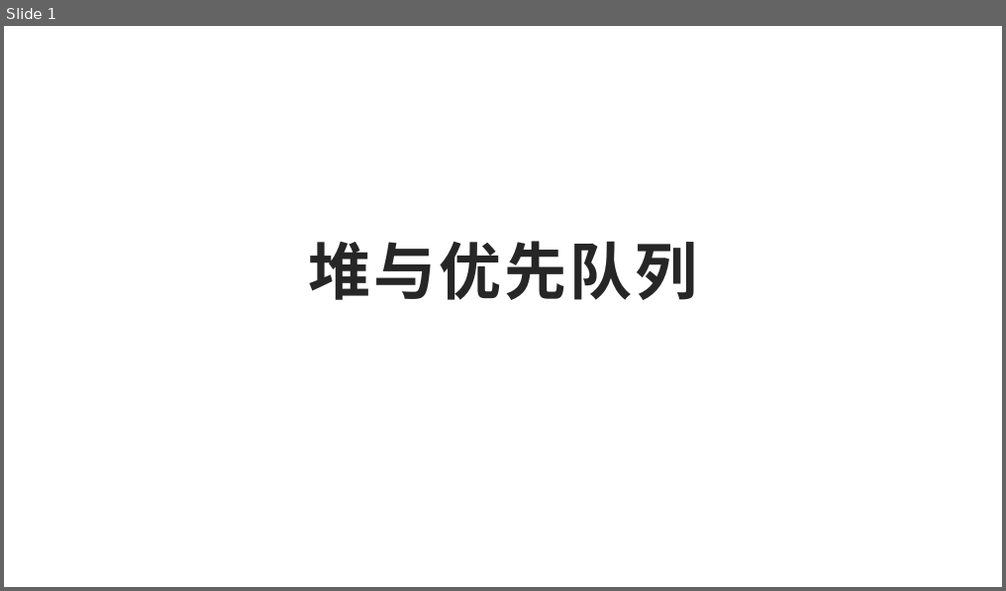
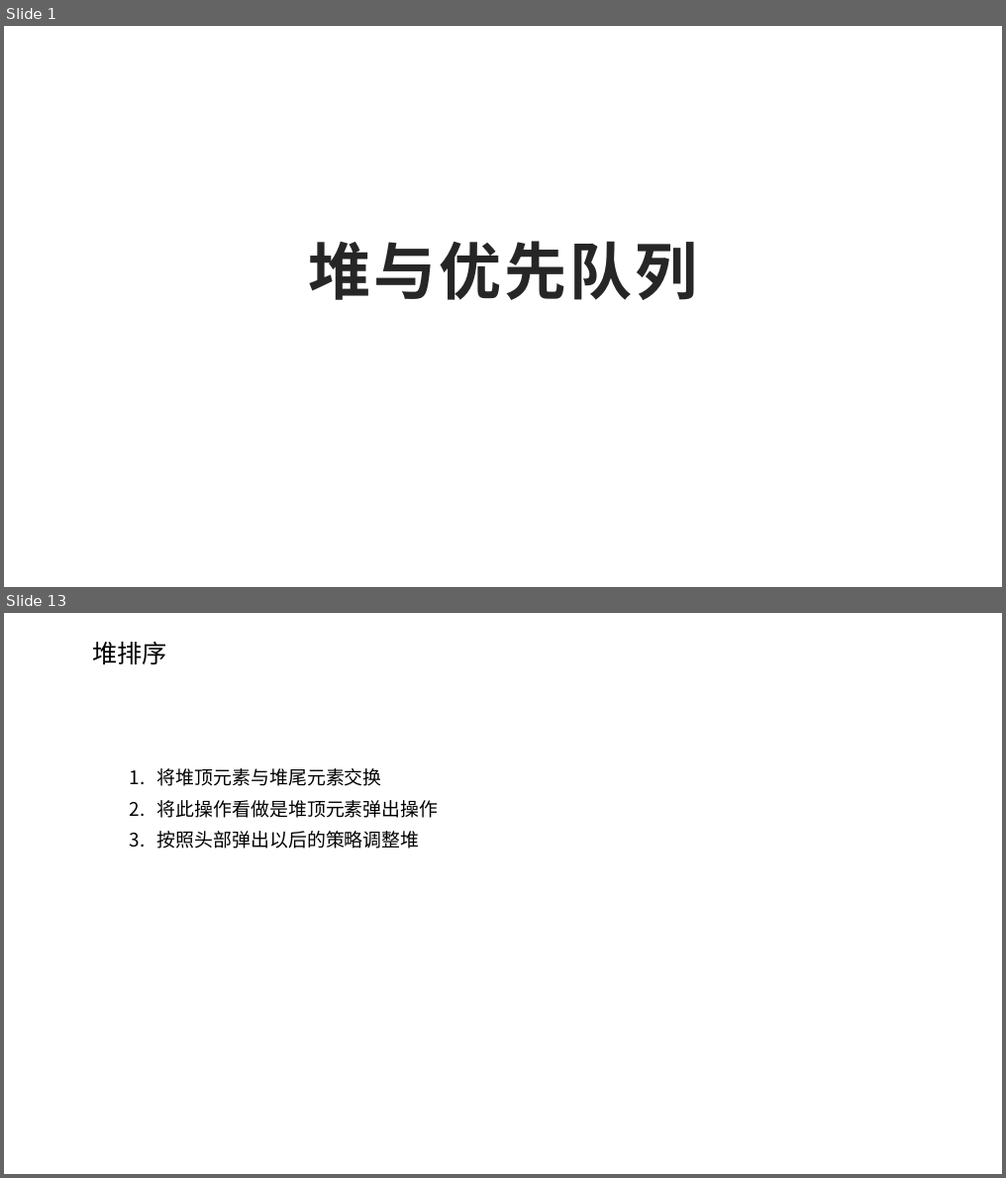
Before and after one commit to jj56313751/weijing-studybook, a slide deck: 算法/数据结构/堆与优先队列/堆与优先队列.pptx. Shown one above the other, each under a label of ours: slide 1 before the commit, slides 1 and 13 after it; the slides between them are not shown. The pictures are 1006x591 and 1006x1178 pixels, drawn with LibreOffice and Linux fonts; fonts in the diff are those of the drawing. Boxes give left, top, right and bottom in pixels: in the first picture for what was removed or moved away, otherwise in the second. Text is boxed around its words. In the diff, an @@ line names an element or a change of style, - is before the commit and + after.

```diff
--- a/算法/数据结构/堆与优先队列/堆与优先队列.pptx
+++ b/算法/数据结构/堆与优先队列/堆与优先队列.pptx
@@ slide 13 added at (4, 613, 1002, 1174), background #FFFFFF @@
@@ text added at (92, 641, 167, 664), 24 pt, text #000000 @@
+堆排序
@@ text added at (157, 768, 438, 849), 18 pt, text #000000 @@
+1. 将堆顶元素与堆尾元素交换
+2. 将此操作看做是堆顶元素弹出操作
+3. 按照头部弹出以后的策略调整堆
```
Also in this commit, not shown: 39 other slides added, 1 slide removed, 5 other files.
